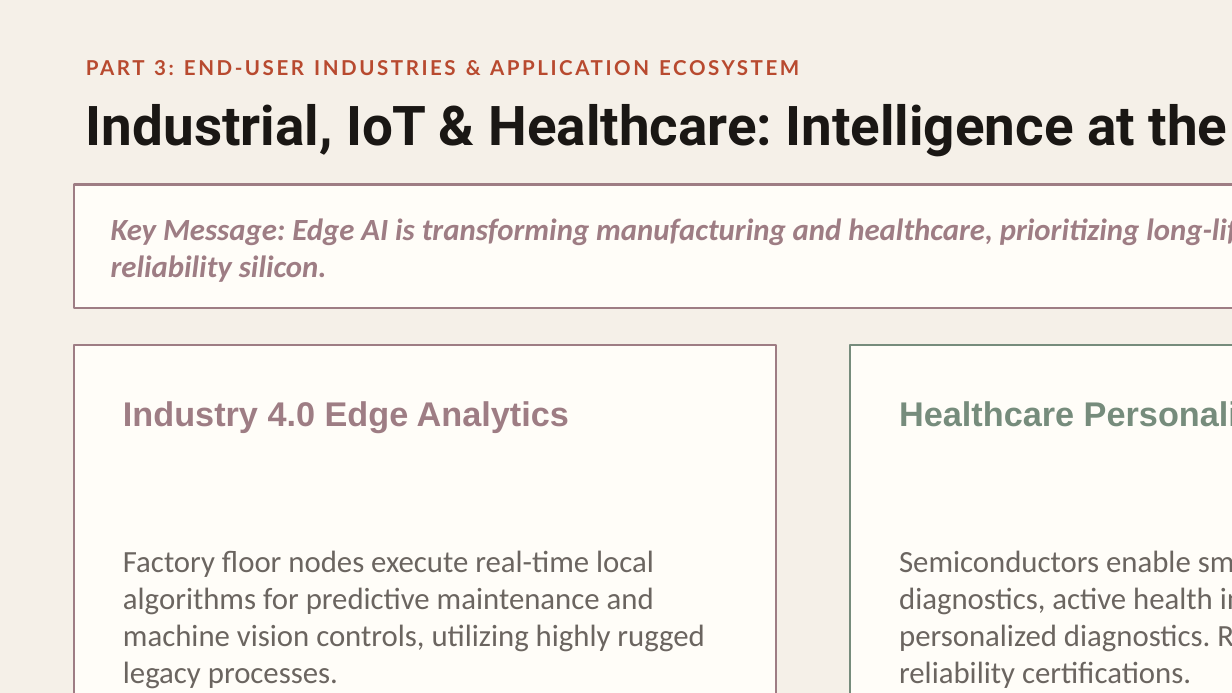
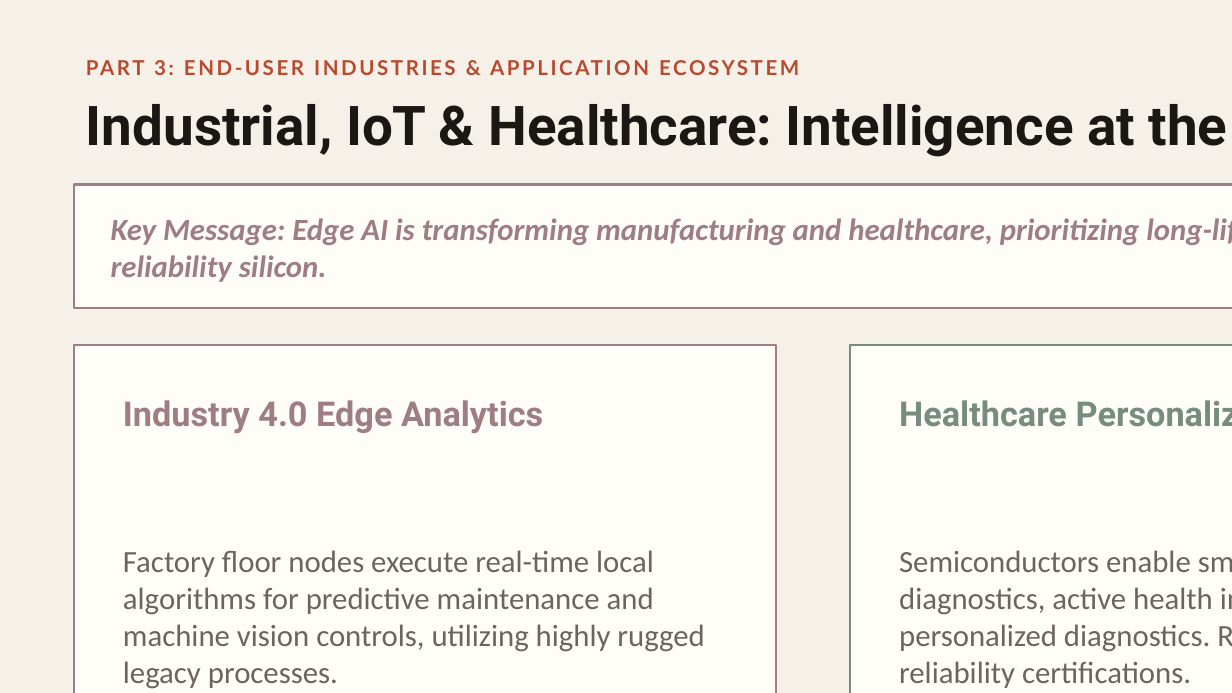
Before and after one commit to 6821711420061-a11y/semiconductor-presentation, a slide deck: slide 15 of output/semiconductor-ecosystem-2026.pptx. Drawn at 1232x693 pixels with LibreOffice and Linux fonts; fonts in the diff are those of the drawing. Boxes give left, top, right and bottom in pixels: in the first picture for what was removed or moved away, otherwise in the second. Text is boxed around its words. In the diff, an @@ line names an element or a change of style, - is before the commit and + after.

```diff
--- a/output/semiconductor-ecosystem-2026.pptx
+++ b/output/semiconductor-ecosystem-2026.pptx
@@ text "Industry 4.0 Edge Analytics" at (123,400,543,433): font Arial to Roboto @@
@@ text "Healthcare Personalized Sourcing" at (899,400,1067,651): font Arial to Roboto @@
```
Also in this commit, not shown: 6 other slides changed, 3 other files.
